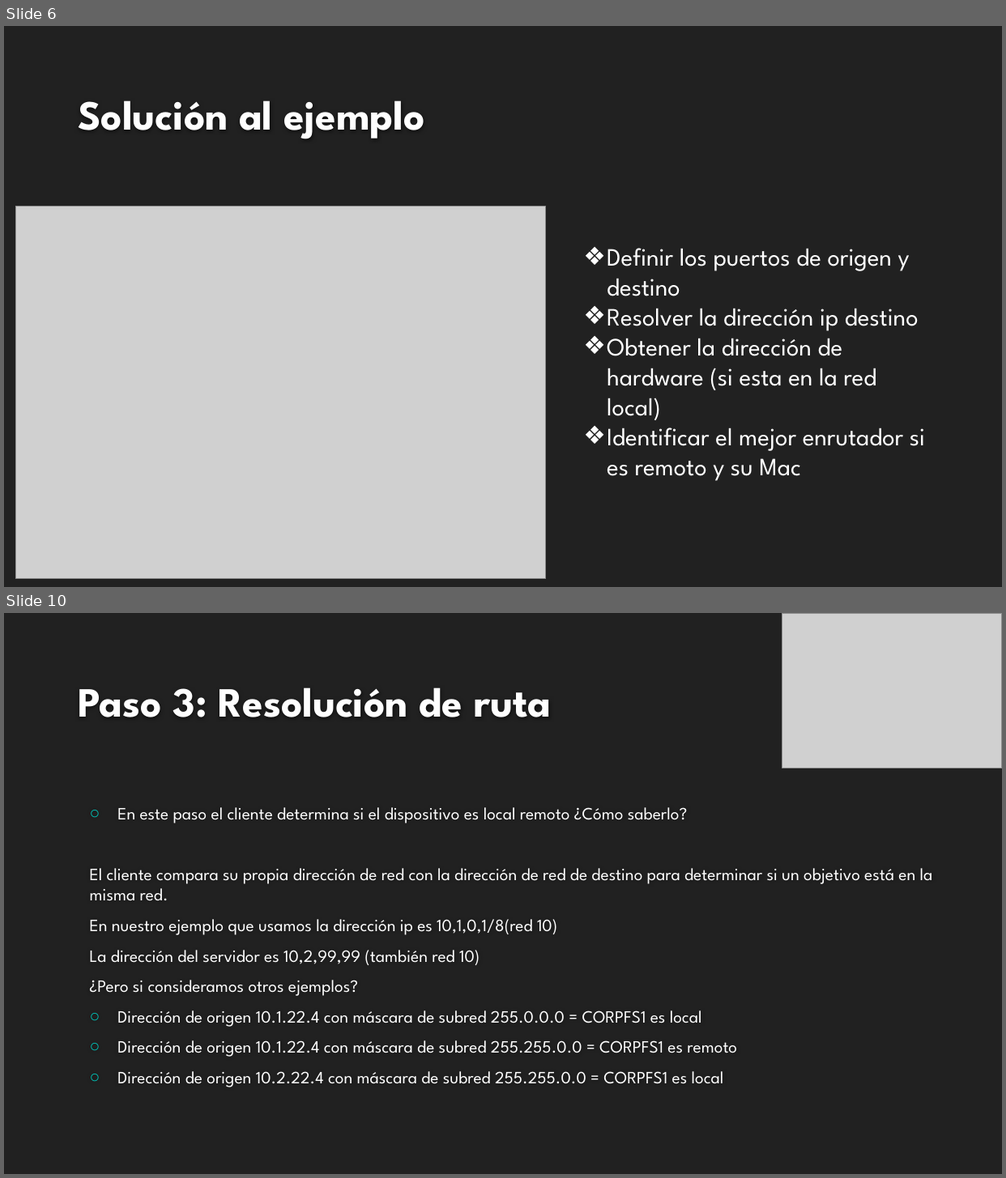
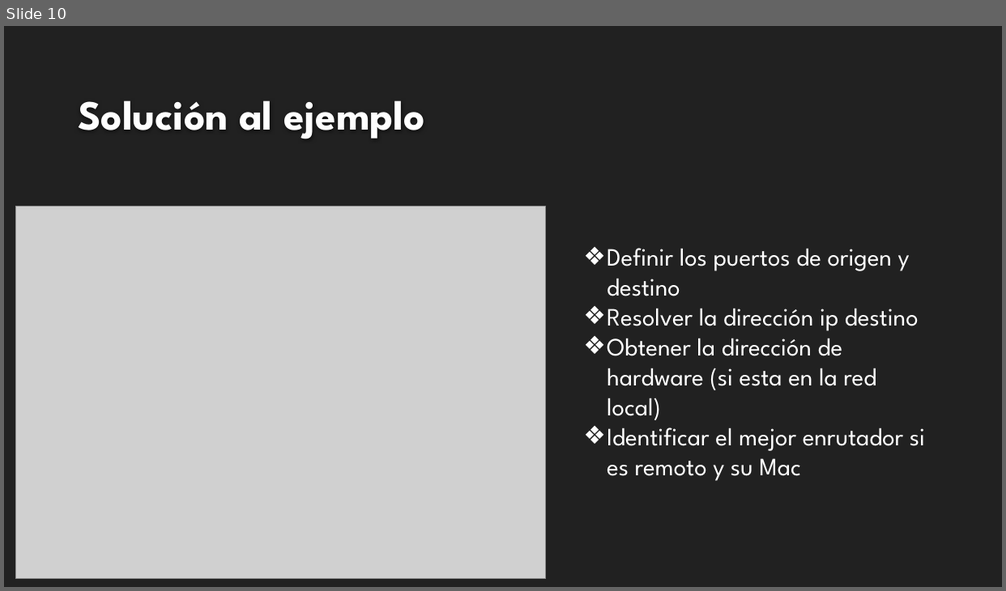
Before and after one commit to Omar-Vazquez-C/Tareas-Telecom, a slide deck: Presentacion Chapter 14 Vazquez Canto Andres.pptx. Shown one above the other, each under a label of ours: slides 6 and 10 before the commit, slide 10 after it; the slides between them are not shown. The pictures are 1006x1178 and 1006x591 pixels, drawn with LibreOffice and Linux fonts; fonts in the diff are those of the drawing; grey boxes stand for pictures; background and template pictures are left out. Boxes give left, top, right and bottom in pixels: in the first picture for what was removed or moved away, otherwise in the second. Text is boxed around its words. In the diff, an @@ line names an element or a change of style, - is before the commit and + after.

```diff
--- a/Presentacion Chapter 14 Vazquez Canto Andres.pptx
+++ b/Presentacion Chapter 14 Vazquez Canto Andres.pptx
@@ slide 10 removed at box(4, 613, 1002, 1174), background #212121 @@
@@ picture removed at box(782, 613, 1002, 768) @@
@@ title removed at box(78, 688, 552, 717) @@
-Paso 3: Resolución de ruta
@@ text removed at box(90, 807, 933, 1088) @@
-○ En este paso el cliente determina si el dispositivo es local remoto ¿Cómo saberlo?
-El cliente compara su propia dirección de red con la dirección de red de destino para determinar si un objetivo está en la misma red.
-En nuestro ejemplo que usamos la dirección ip es 10,1,0,1/8(red 10)
-La dirección del servidor es 10,2,99,99 (también red 10)
-¿Pero si consideramos otros ejemplos?
-○ Dirección de origen 10.1.22.4 con máscara de subred 255.0.0.0 = CORPFS1 es local
-○ Dirección de origen 10.1.22.4 con máscara de subred 255.255.0.0 = CORPFS1 es remoto
-○ Dirección de origen 10.2.22.4 con máscara de subred 255.255.0.0 = CORPFS1 es local
@@ what was slide 6 is now slide 10 @@
```
Also in this commit, not shown: 3 slides changed, 5 slides added, 8 other slides removed.
